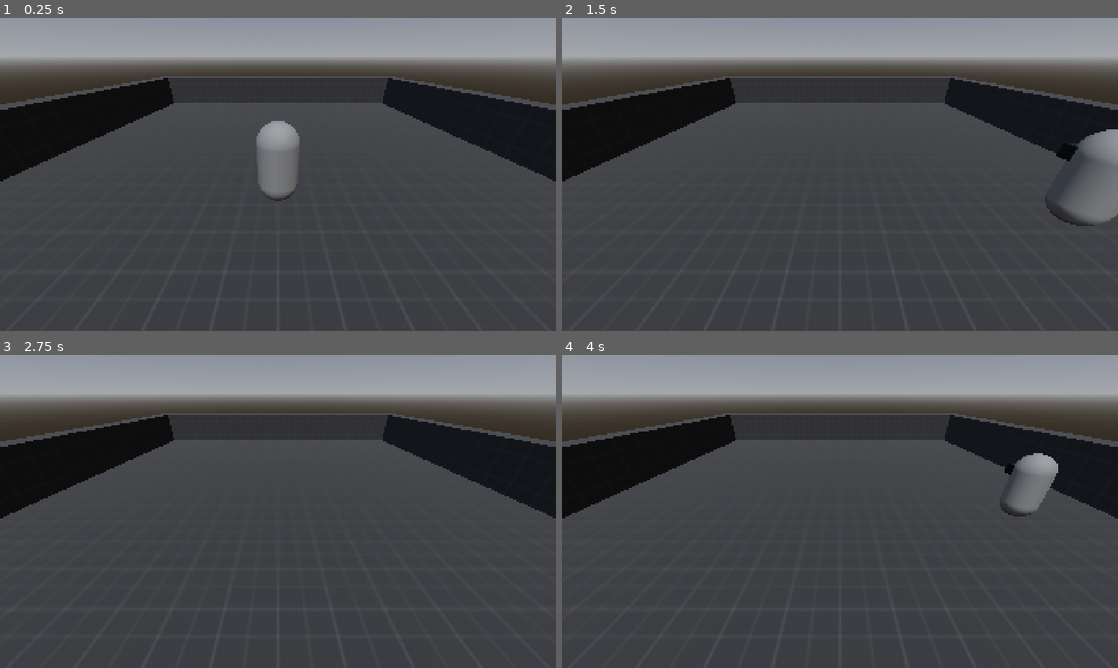
Above: before the commit, frames 1-4 (two rows, left to right).
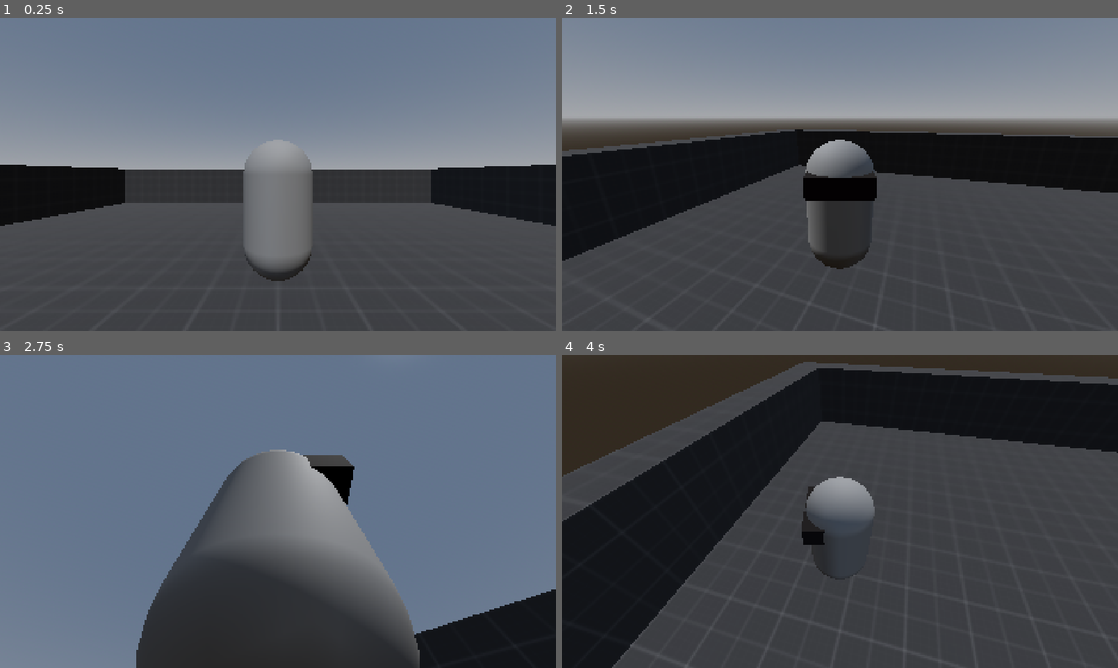
Above: after the commit, the same moments.

Repository: livemehere/3d-prototype
Game: Godot game, scene res://scenes/Main.tscn
Two runs of this game, one before a commit and one after it. Both use one fixed random seed, a clock stepped at 60 frames per second and the inputs below. Before the commit the project starts from res://scene/Main.tscn.
Inputs (mouse positions are in pixels of both pictures, inside the frame that each line leads up to):
- Up to frame 1 (0.25 s): no input
- Up to frame 2 (1.5 s): move the mouse to (962, 158) at 0.52 s; hold D (move_right) 0.53-1.28 s; tap Space (jump) at 0.77 s; move the mouse to (728, 190) at 1.27 s; hold S (move_backward) from 1.28 s (still down)
- Up to frame 3 (2.75 s): tap Space (jump) at 1.52 s; move the mouse to (333, 442) at 2.02 s; release S (move_backward) at 2.03 s; hold D (move_right) from 2.03 s (still down)
- Up to frame 4 (4 s): move the mouse to (812, 574) at 2.77 s; release D (move_right) at 2.78 s; hold W (move_forward) 2.78-3.53 s; tap Space (jump) at 3.02, 3.77 s; move the mouse to (1006, 558) at 3.52 s; hold A (move_left) from 3.53 s (still down)

The runs differ from the first frame. In frame 1, 57% of the frame differs, in the area x 0-100%, y 0-84%; in frame 2, 55%; in frame 3, 85%, in the area x 0-100%, y 0-100%; in frame 4, 48%.

Commit message:
feat: player third person camera & movement

Diff:
--- /dev/null
+++ b/entities/player/Player.tscn
@@ -0,0 +1,41 @@
+[gd_scene format=3 uid="uid://ckx0a2yfllll3"]
+
+[ext_resource type="Script" uid="uid://g6xwl8y4dqpx" path="res://entities/player/player.gd" id="1_453mm"]
+[ext_resource type="Script" uid="uid://81tt8ms14bmi" path="res://entities/player/player_camera_controller.gd" id="2_62i1b"]
+
+[sub_resource type="CapsuleMesh" id="CapsuleMesh_y30ri"]
+
+[sub_resource type="StandardMaterial3D" id="StandardMaterial3D_ka7xo"]
+albedo_color = Color(0.056883328, 0.022062259, 0.0016439238, 1)
+
+[sub_resource type="BoxMesh" id="BoxMesh_62i1b"]
+material = SubResource("StandardMaterial3D_ka7xo")
+size = Vector3(0.90000004, 0.3, 0.4)
+
+[sub_resource type="CapsuleShape3D" id="CapsuleShape3D_waelg"]
+
+[node name="Player" type="CharacterBody3D" unique_id=374215843]
+script = ExtResource("1_453mm")
+acceleration = 15.0
+friction = 15.0
+airControl = 0.9
+metadata/_edit_group_ = true
+
+[node name="Model" type="MeshInstance3D" parent="." unique_id=1302829050]
+transform = Transform3D(1, 0, 0, 0, 1, 0, 0, 0, 1, 0, 1, 0)
+mesh = SubResource("CapsuleMesh_y30ri")
+
+[node name="Eye" type="MeshInstance3D" parent="Model" unique_id=1579798681]
+transform = Transform3D(1, 0, 0, 0, 1, 0, 0, 0, 1, 0, 0.45000005, -0.30000067)
+mesh = SubResource("BoxMesh_62i1b")
+
+[node name="CollisionShape3D" type="CollisionShape3D" parent="." unique_id=975063952]
+transform = Transform3D(1, 0, 0, 0, 1, 0, 0, 0, 1, 0, 1, 0)
+shape = SubResource("CapsuleShape3D_waelg")
+
+[node name="SpringArm3D" type="SpringArm3D" parent="." unique_id=1339759267]
+transform = Transform3D(1, 0, 0, 0, 1, 0, 0, 0, 1, 0, 1.5, 0)
+spring_length = 3.0
+script = ExtResource("2_62i1b")
+
+[node name="Camera3D" type="Camera3D" parent="SpringArm3D" unique_id=1376734024]
--- a/scripts/player.gd
+++ b/entities/player/player.gd
@@ -5,6 +5,10 @@
 @export var acceleration: float = 25.0
 @export var friction: float = 25.0
 @export var airControl: float = 0.25
+@export var turnSPeed: float = 30
+
+@onready var model: MeshInstance3D = $Model
+@onready var third_person_camera: Camera3D = $SpringArm3D/Camera3D
 
 var gravity = ProjectSettings.get_setting("physics/3d/default_gravity")
 
@@ -18,10 +22,21 @@
 	if is_on_floor() and Input.is_action_just_pressed("jump"):
 		velocity.y = jumpForce
 
-	# smooth movement
+	# camera direction
+	var cam_forward := -third_person_camera.global_transform.basis.z
+	var cam_right := third_person_camera.global_transform.basis.x
+	cam_forward.y = 0
+	cam_right.y = 0
+	cam_forward = cam_forward.normalized()
+	cam_right = cam_right.normalized()
+
+	# input direction
 	var input_dir: Vector2 = Input.get_vector("move_left", "move_right", "move_forward", "move_backward")
-	var direction: Vector3 = Vector3(input_dir.x, 0, input_dir.y).normalized()
 
+	# final direction
+	var direction: Vector3 = Vector3(cam_right * input_dir.x + cam_forward * -input_dir.y).normalized()
+
+	# movement itself
 	if direction:
 		velocity.x = lerp(velocity.x, direction.x * speed, acceleration * delta)
 		velocity.z = lerp(velocity.z, direction.z * speed, acceleration * delta)
@@ -29,4 +44,10 @@
 		velocity.x = lerp(velocity.x, 0.0, friction * delta)
 		velocity.z = lerp(velocity.z, 0.0, friction * delta)
 
+	# rotate model
+	if direction:
+		var target_angle := atan2(-direction.x, -direction.z);
+		model.rotation.y = lerp_angle(model.rotation.y, target_angle, turnSPeed * delta)
+
+
 	move_and_slide()
--- /dev/null
+++ b/entities/player/player_camera_controller.gd
@@ -0,0 +1,17 @@
+extends SpringArm3D
+
+
+@export var mouse_sensibility: float = 0.005
+
+# Called when the node enters the scene tree for the first time.
+func _ready() -> void:
+	Input.set_mouse_mode(Input.MOUSE_MODE_CAPTURED)
+
+# Called every frame. 'delta' is the elapsed time since the previous frame.
+func _process(delta: float) -> void:
+	pass
+
+func _unhandled_input(event: InputEvent) -> void:
+	if event is InputEventMouseMotion:
+		rotation.y -= event.relative.x * mouse_sensibility
+		rotation.x = clamp(rotation.x - event.relative.y * mouse_sensibility, deg_to_rad(-60), deg_to_rad(60))
--- a/project.godot
+++ b/project.godot
@@ -19,6 +19,7 @@
 
 window/size/viewport_width=1920
 window/size/viewport_height=1080
+window/size/initial_position_type=3
 window/stretch/mode="canvas_items"
 window/stretch/aspect="expand"
 
--- a/scene/Main.tscn
+++ b/scenes/Main.tscn
@@ -1,13 +1,14 @@
 [gd_scene format=3 uid="uid://cfhiqph6eeh73"]
 
-[ext_resource type="Texture2D" uid="uid://dllto0wgk6qin" path="res://assets/prototype-textures/Dark/texture_03.png" id="1_nbc6x"]
-[ext_resource type="Script" uid="uid://g6xwl8y4dqpx" path="res://scripts/player.gd" id="2_h6nst"]
+[ext_resource type="Script" uid="uid://ic1i1c7i16ip" path="res://scenes/main.gd" id="1_0bbpv"]
+[ext_resource type="Texture2D" uid="uid://dllto0wgk6qin" path="res://assets/prototype-textures/Dark/texture_03.png" id="2_rarhs"]
+[ext_resource type="PackedScene" uid="uid://ckx0a2yfllll3" path="res://entities/player/Player.tscn" id="3_vcsgt"]
 
 [sub_resource type="StandardMaterial3D" id="StandardMaterial3D_h6nst"]
-albedo_texture = ExtResource("1_nbc6x")
+albedo_texture = ExtResource("2_rarhs")
 
 [sub_resource type="StandardMaterial3D" id="StandardMaterial3D_d5mmr"]
-albedo_texture = ExtResource("1_nbc6x")
+albedo_texture = ExtResource("2_rarhs")
 uv1_triplanar = true
 
 [sub_resource type="ProceduralSkyMaterial" id="ProceduralSkyMaterial_s5yxy"]
@@ -19,24 +20,14 @@
 background_mode = 2
 sky = SubResource("Sky_h6nst")
 
-[sub_resource type="StandardMaterial3D" id="StandardMaterial3D_ka7xo"]
-albedo_color = Color(0.056883328, 0.022062259, 0.0016439238, 1)
-
-[sub_resource type="BoxMesh" id="BoxMesh_d5mmr"]
-material = SubResource("StandardMaterial3D_ka7xo")
-size = Vector3(0.90000004, 0.3, 0.4)
-
-[sub_resource type="CapsuleMesh" id="CapsuleMesh_d5mmr"]
-
-[sub_resource type="CapsuleShape3D" id="CapsuleShape3D_d5mmr"]
-
 [node name="Main" type="Node3D" unique_id=1425857775]
+script = ExtResource("1_0bbpv")
 
 [node name="Level" type="CSGCombiner3D" parent="." unique_id=1684405985]
+transform = Transform3D(1, 0, 0, 0, 1, 0, 0, 0, 1, 0, -1, 0)
 operation = 2
 use_collision = true
 metadata/_edit_group_ = true
-metadata/_edit_lock_ = true
 
 [node name="Ground" type="CSGBox3D" parent="Level" unique_id=332230250]
 transform = Transform3D(1, 0, 0, 0, 1, 0, 0, 0, 1, 0, 1, 0)
@@ -51,29 +42,10 @@
 size = Vector3(18, 3, 18)
 material = SubResource("StandardMaterial3D_d5mmr")
 
-[node name="Camera3D" type="Camera3D" parent="." unique_id=1716937971]
-transform = Transform3D(1, 0, 0, 0, 0.86602545, 0.5, 0, -0.5, 0.86602545, 0, 4, 9.4)
-
 [node name="DirectionalLight3D" type="DirectionalLight3D" parent="." unique_id=231380074]
 transform = Transform3D(1, 0, 0, 0, 0.49999997, 0.86602545, 0, -0.86602545, 0.49999997, 0, 10, 0)
 
 [node name="WorldEnvironment" type="WorldEnvironment" parent="." unique_id=889255395]
 environment = SubResource("Environment_nbc6x")
 
-[node name="Player" type="CharacterBody3D" parent="." unique_id=1375208920]
-transform = Transform3D(1, 0, 0, 0, 1, 0, 0, 0, 1, 0, 2.1, 5)
-script = ExtResource("2_h6nst")
-acceleration = 15.0
-friction = 15.0
-airControl = 0.9
-metadata/_edit_group_ = true
-
-[node name="Eye" type="MeshInstance3D" parent="Player" unique_id=1437332064]
-transform = Transform3D(1, 0, 0, 0, 1, 0, 0, 0, 1, 0, 0.45000005, -0.30000067)
-mesh = SubResource("BoxMesh_d5mmr")
-
-[node name="Body" type="MeshInstance3D" parent="Player" unique_id=1996639711]
-mesh = SubResource("CapsuleMesh_d5mmr")
-
-[node name="CollisionShape3D" type="CollisionShape3D" parent="Player" unique_id=1029312329]
-shape = SubResource("CapsuleShape3D_d5mmr")
+[node name="Player" parent="." unique_id=374215843 instance=ExtResource("3_vcsgt")]
--- /dev/null
+++ b/scenes/main.gd
@@ -0,0 +1,15 @@
+extends Node3D
+
+
+# Called when the node enters the scene tree for the first time.
+func _ready() -> void:
+	pass # Replace with function body.
+
+
+# Called every frame. 'delta' is the elapsed time since the previous frame.
+func _process(delta: float) -> void:
+	pass
+
+func _unhandled_input(event: InputEvent) -> void:
+	if event.is_action_pressed("ui_cancel"):
+			get_tree().quit()
Renamed: scripts/player.gd.uid -> entities/player/player.gd.uid
Not shown, added: entities/player/player_camera_controller.gd.uid
Not shown, added: scenes/main.gd.uid
